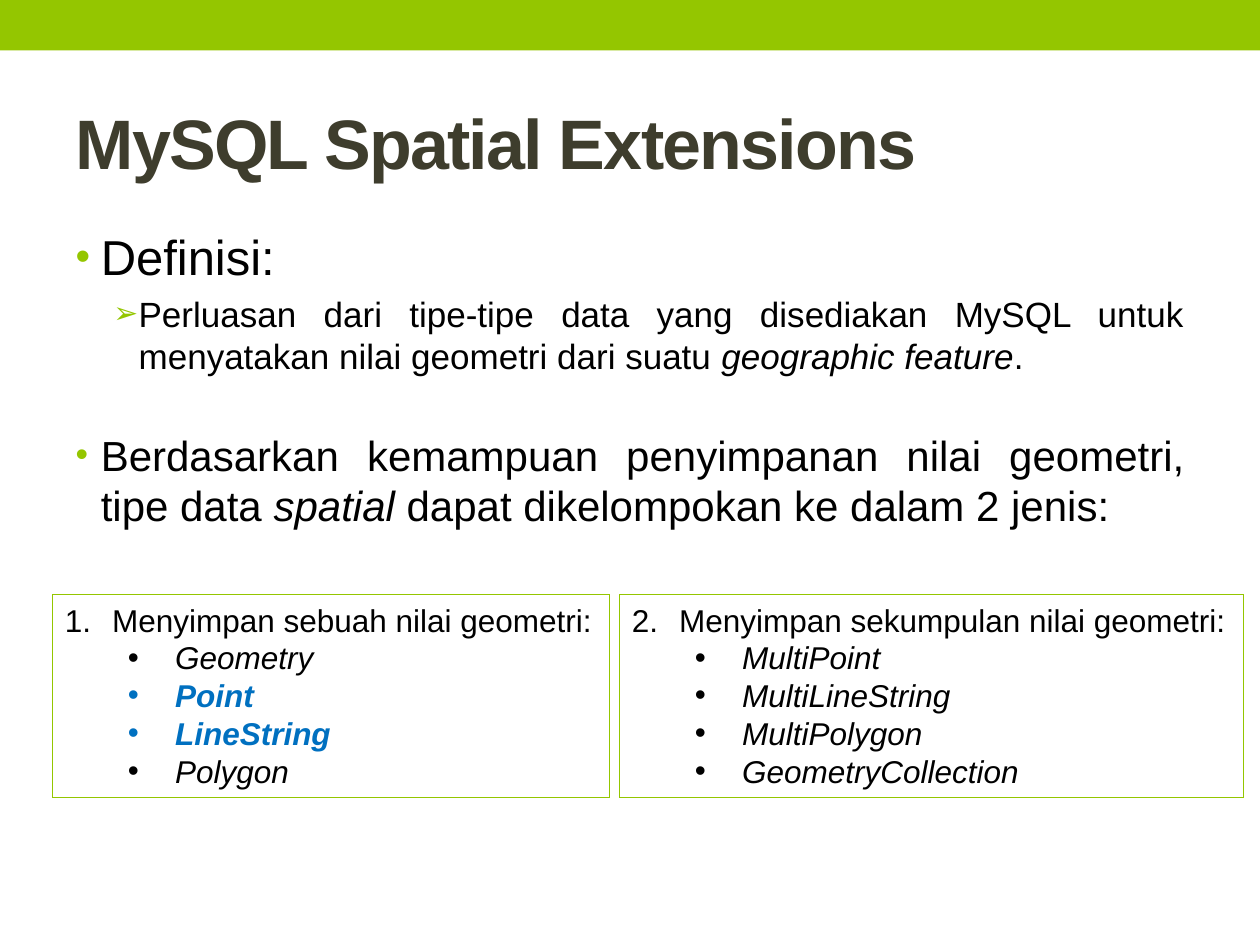
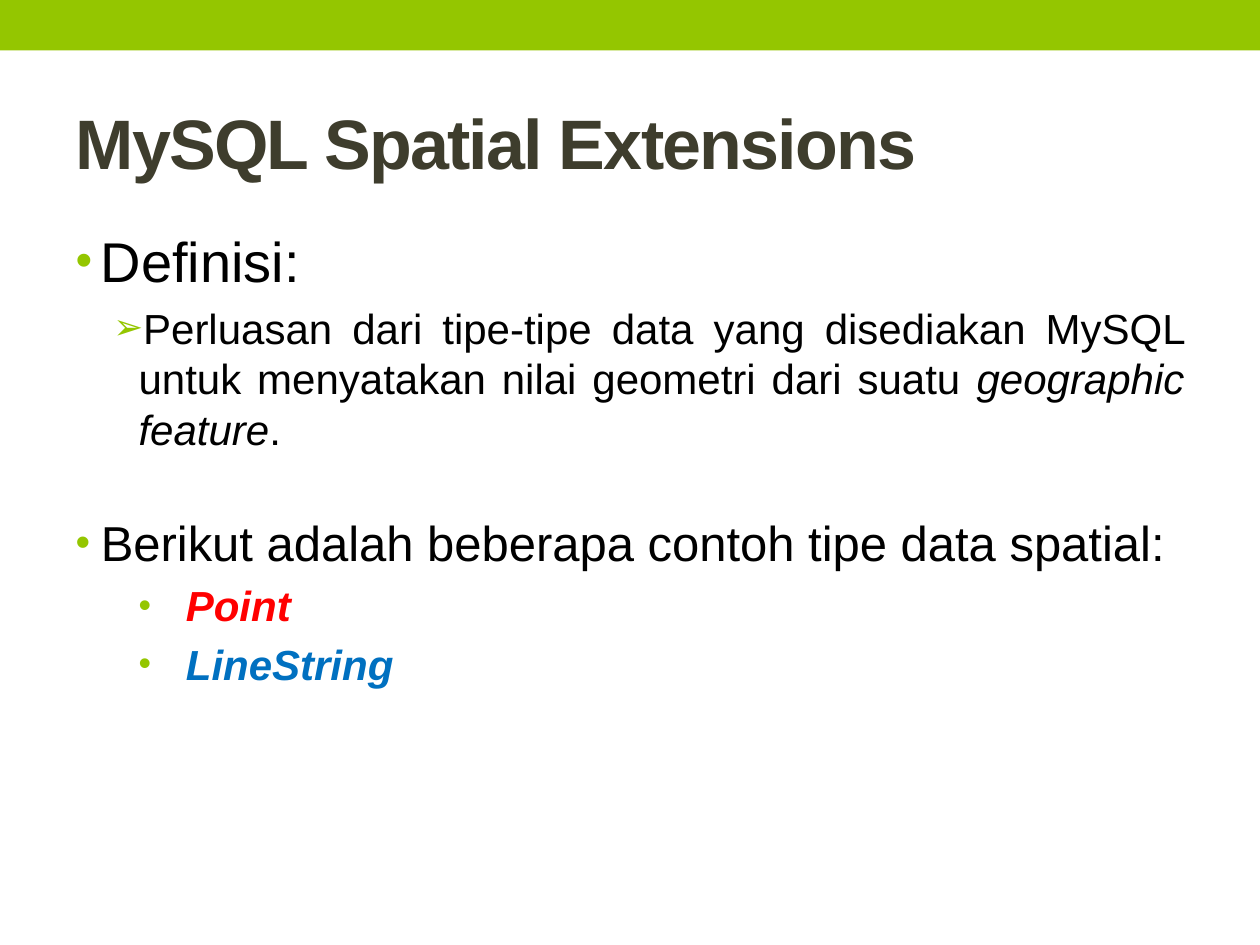
Before and after one commit to TommyAdhityaThe/Skripsi, a slide deck: slide 26 of doc/Presentasi/Review.pptx (slide 32 before the commit). Drawn at 1260x945 pixels with LibreOffice and Linux fonts; fonts in the diff are those of the drawing. Boxes give left, top, right and bottom in pixels: in the first picture for what was removed or moved away, otherwise in the second. Text is boxed around its words. In the diff, an @@ line names an element or a change of style, - is before the commit and + after.

```diff
--- a/doc/Presentasi/Review.pptx
+++ b/doc/Presentasi/Review.pptx
@@ text at bbox=[101, 241, 1186, 446]: size 28 to 32 pt in "Definisi:"; size 20 to 24 pt in "Perluasan dari tipe-tipe data yang disediakan MySQL ..." @@
@@ text at bbox=[101, 525, 1165, 688]: text changed; size 24 to 28 pt @@
-• Berdasarkan kemampuan penyimpanan nilai geometri, tipe data spatial dapat dikelompokan ke dalam 2 jenis:
+• Berikut adalah beberapa contoh tipe data spatial:
+  • Point
+  • LineString
@@ rectangle removed at bbox=[53, 595, 610, 799] @@
-1. Menyimpan sebuah nilai geometri:
-  • Geometry
-  • Point
-  • LineString
-  • Polygon
@@ rectangle removed at bbox=[620, 595, 1245, 799] @@
-2. Menyimpan sekumpulan nilai geometri:
-  • MultiPoint
-  • MultiLineString
-  • MultiPolygon
-  • GeometryCollection
```
Also in this commit, not shown: 24 other slides changed, 22 slides added, 11 slides removed, 18 other files.
